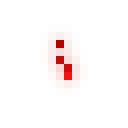
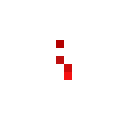
Before/after of a 128×128 layered artwork. What changed in the layer stack:
removed layer "rune_bloom" from group "rune_group" over [left=40, top=24, right=88, bottom=96]
